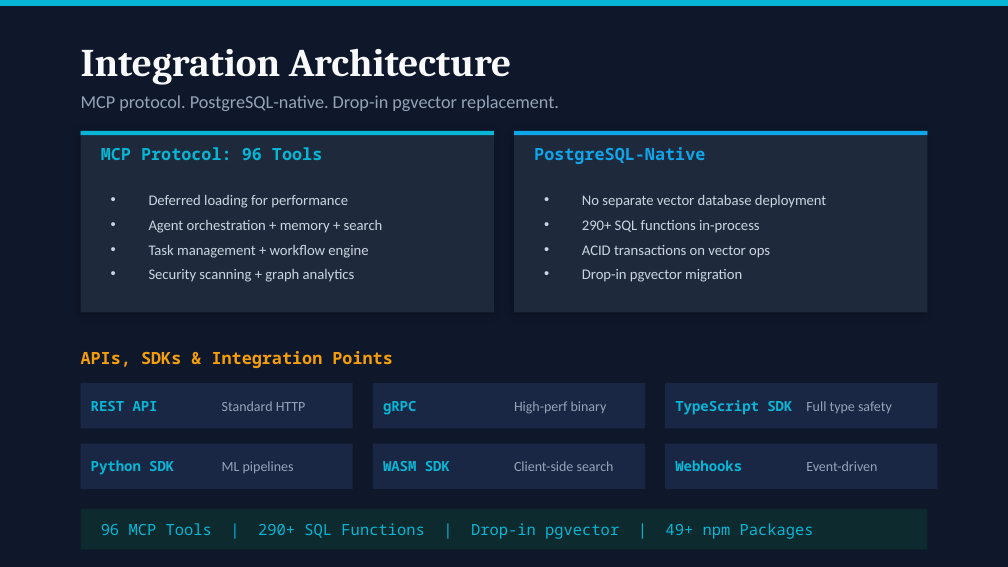
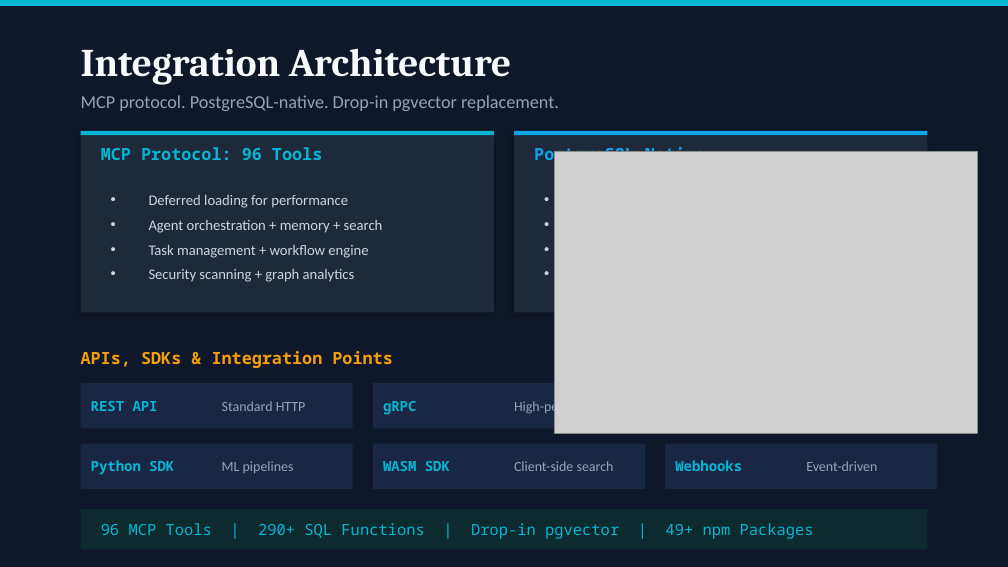
Before and after one commit to JLMA-Agentic-Ai/jlma-Ask-Ruvnet, a slide deck: slide 17 of src/ui/public/assets/docs/CTO-Deck-RuvNet-2026.pptx. Drawn at 1008x567 pixels with LibreOffice and Linux fonts; fonts in the diff are those of the drawing; grey boxes stand for pictures. Boxes give left, top, right and bottom in pixels: in the first picture for what was removed or moved away, otherwise in the second. Text is boxed around its words. In the diff, an @@ line names an element or a change of style, - is before the commit and + after.

```diff
--- a/src/ui/public/assets/docs/CTO-Deck-RuvNet-2026.pptx
+++ b/src/ui/public/assets/docs/CTO-Deck-RuvNet-2026.pptx
@@ picture added at <box>554,151,978,433</box> @@
@@ text removed at <box>582,195,827,282</box> @@
-• No separate vector database deployment
-• 290+ SQL functions in-process
-• ACID transactions on vector ops
-• Drop-in pgvector migration
@@ rectangle removed at <box>665,383,937,428</box> @@
@@ text removed at <box>675,400,792,415</box> @@
-TypeScript SDK
@@ text removed at <box>806,401,892,413</box> @@
-Full type safety
```
Also in this commit, not shown: 12 other slides changed, 3 other files.
